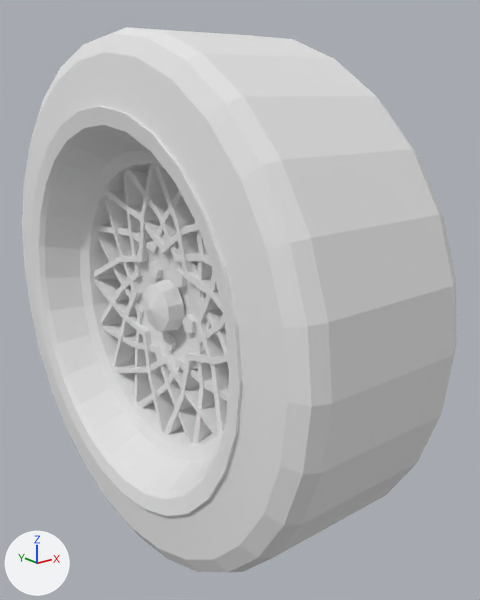
Before and after pictures for a commit that changed the OBJ model Test/Assets/Models/wheel_FL.obj.
One viewpoint serves both versions: a 50 mm camera at (-0.468, -0.667, 0.251) aimed at (0.04, -0.033, -0.002). The axes (+X, +Y, +Z) are drawn at lower left. The lights are the same throughout. The first picture is the older version. Where no turn or scale is listed for an object, it has been applied to the vertices.

Objects in the first picture: 'wheel_FL'.
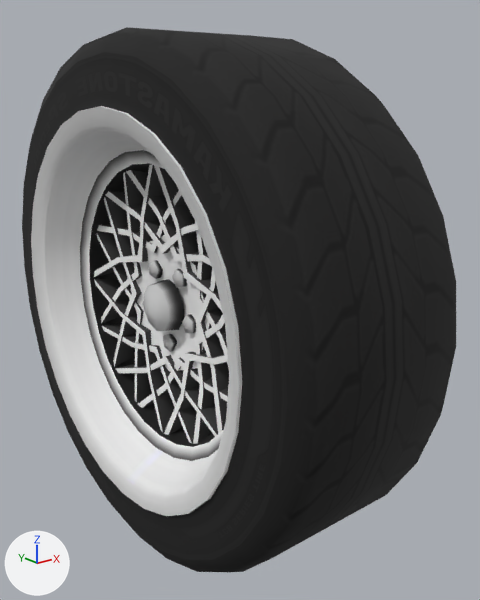
Where the change shows, as pixel boxes (x1, y1, x2, y2) in the pictures (480 x 600 px):
'wheel_FL', surface changed (white to black): (22, 27, 456, 573) in both

The change in detail:
Picture 'RB1c_Tire_1k.png' (img_rb1c_tire_1k_png) is new.
In material 'RB1c_Tire_1k' (mat_rb1c_tire_1k), base_color is no longer (0.8, 0.8, 0.8), white #e7e7e7.
In material 'RB1c_Tire_1k' (mat_rb1c_tire_1k), texture is now set to img_rb1c_tire_1k_png.
In material 'RB1c_Tire_1k' (mat_rb1c_tire_1k), roughness goes from 1.0 to 0.9.
